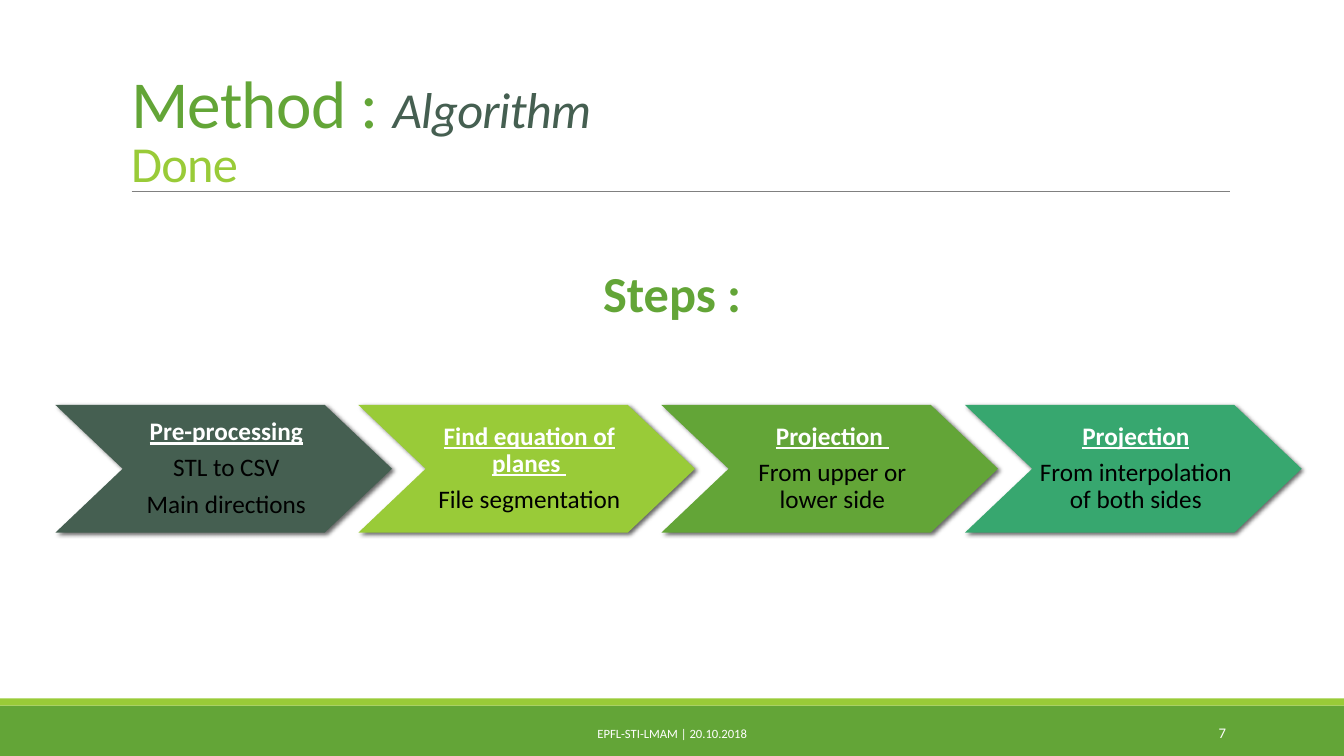
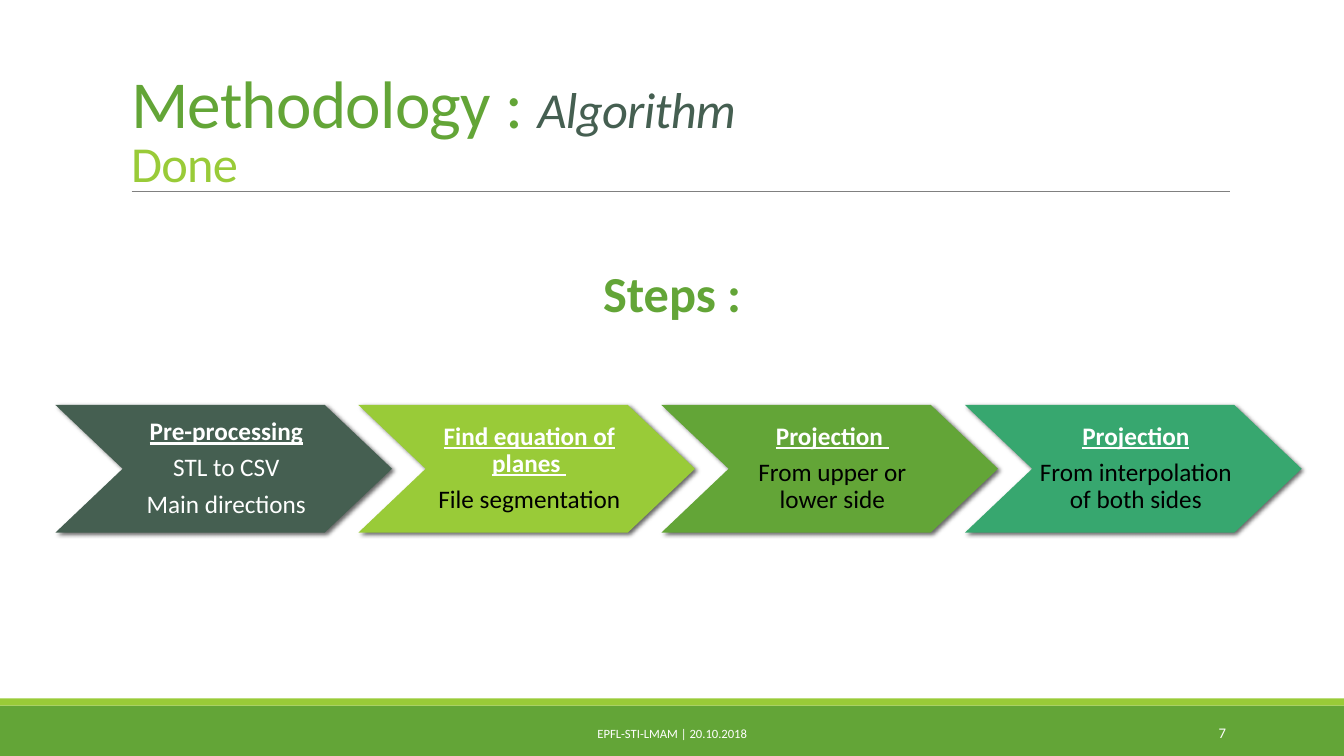
Before and after one commit to PaulineMauryL/PropellerProject, a slide deck: slide 7 of V2_midterm.pptx. Drawn at 1344x756 pixels with LibreOffice and Linux fonts; fonts in the diff are those of the drawing. Boxes give left, top, right and bottom in pixels: in the first picture for what was removed or moved away, otherwise in the second. Text is boxed around its words. In the diff, an @@ line names an element or a change of style, - is before the commit and + after.

```diff
--- a/V2_midterm.pptx
+++ b/V2_midterm.pptx
@@ title at box(131, 81, 736, 192): text changed; text colour #455F51 to #63A537 @@
-Method : Algorithm
-Done
+Methodology : Algorithm
+Done
@@ text in freeform shape at box(147, 459, 306, 513): text colour #000000 to #FFFFFF in "STL to CSV", "Main directions" @@
```
Also in this commit, not shown: 3 other slides changed.
